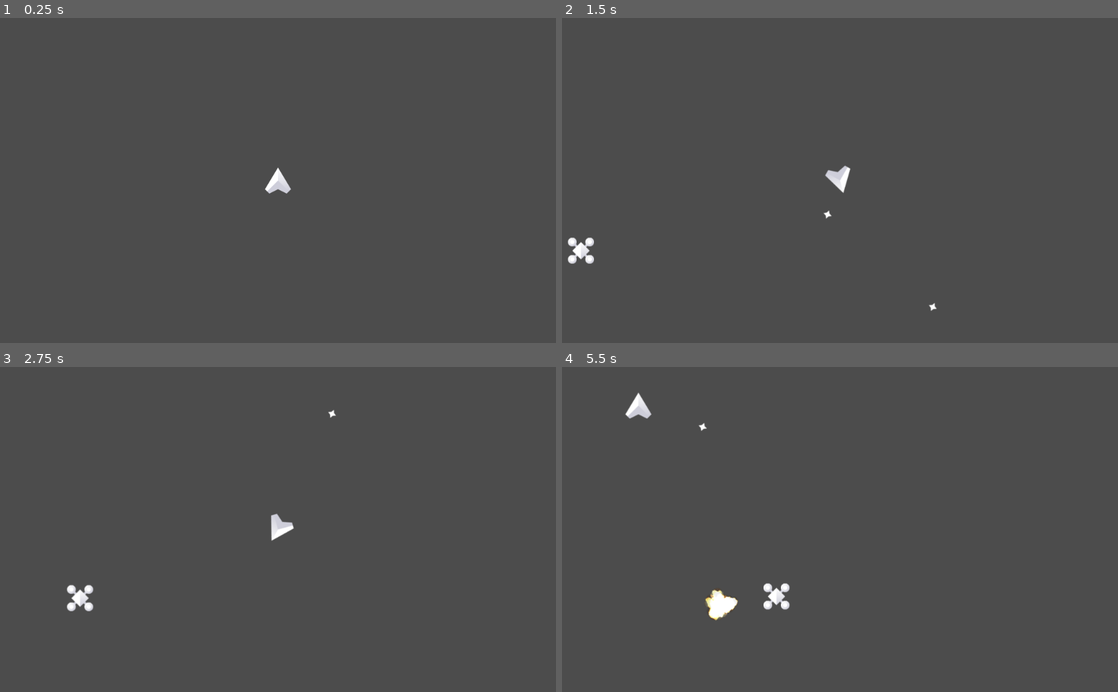
Above: before the commit, frames 1-4 (two rows, left to right).
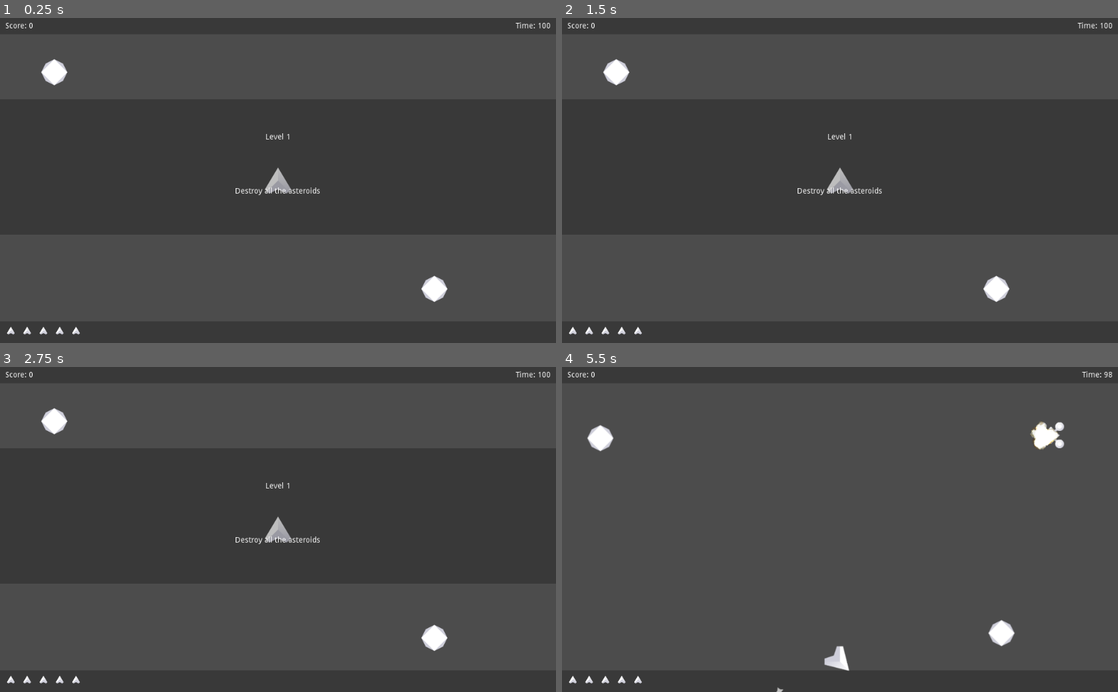
Above: after the commit, the same moments.

Repository: BL-MSCH-C220-Test/Space-Shooter-Demo
Game: Godot game, scene res://Game.tscn
Two runs of this game, one before a commit and one after it. Both use one fixed random seed, a clock stepped at 60 frames per second and the inputs below.
Inputs:
- Up to frame 1 (0.25 s): no input
- Up to frame 2 (1.5 s): tap Enter at 0.5 s; hold D (right) 0.53-1.28 s; tap Space (shoot) at 0.6, 1.35 s; hold A (left) from 1.28 s (still down)
- Up to frame 3 (2.75 s): release A (left) at 2.03 s; hold D (right) from 2.03 s (still down); tap Space (shoot) at 2.1 s
- Up to frame 4 (5.5 s): release D (right) at 2.78 s; hold W (forward) 2.78-3.53 s; tap Space (shoot) every 0.75 s from 2.85 to 5.1 s; hold A (left) from 3.53 s (still down)

The runs differ from the first frame. In frame 1, 1.0% of the frame differs, in the area x 1-99%, y 1-98%; in frame 2, 1.4%; in frame 3, 1.4%; in frame 4, 2.1%, in the area x 1-99%, y 1-100%.

Commit message:
Initial commit

Diff:
--- a/Asteroid/Asteroid.gd
+++ b/Asteroid/Asteroid.gd
@@ -1,8 +1,33 @@
 extends RigidBody2D
 
+var initial_speed = 50
+var small_speed = 200
+
+var health = 5
+onready var Asteroid_small = load("res://Asteroid/Asteroid_small.tscn")
+var small_asteroids = [Vector2(0, -30), Vector2(30,30), Vector2(-30,30)]
+
+func _ready():
+	var i = Vector2(0,randf()*initial_speed).rotated(randf()*2*PI)
+	apply_central_impulse(i)
 
 func _integrate_forces(state):
 	var t = state.get_transform()
 	t.origin.x = wrapf(t.origin.x,0,Global.VP.x)
 	t.origin.y = wrapf(t.origin.y,0,Global.VP.y)
 	state.set_transform(t)
+
+func damage(d):
+	health -= d
+	if health <= 0:
+		collision_layer = 0
+		var Asteroid_Container = get_node_or_null("/root/Game/Asteroid_Container")
+		if Asteroid_Container != null:
+			for s in small_asteroids:
+				var asteroid_small = Asteroid_small.instance()
+				var dir = randf()*2*PI
+				var i = Vector2(0,randf()*small_speed).rotated(dir)
+				Asteroid_Container.add_child(asteroid_small)
+				asteroid_small.position = position + s.rotated(dir)
+				asteroid_small.apply_central_impulse(i)
+		queue_free()
--- /dev/null
+++ b/Asteroid/Asteroid_Container.gd
@@ -0,0 +1,11 @@
+extends Node2D
+
+onready var Asteroid = load("res://Asteroid/Asteroid.tscn")
+
+func _physics_process(_delta):
+	if get_child_count() == 0 and Global.enemies == 0:
+		Global.next_level()
+		for a in Global.levels[Global.level]["asteroids"]:
+			var asteroid = Asteroid.instance()
+			asteroid.position = a
+			add_child(asteroid)
--- a/Asteroid/Asteroid_small.gd
+++ b/Asteroid/Asteroid_small.gd
@@ -1,8 +1,14 @@
 extends RigidBody2D
 
+var health = 5
 
 func _integrate_forces(state):
 	var t = state.get_transform()
 	t.origin.x = wrapf(t.origin.x,0,Global.VP.x)
 	t.origin.y = wrapf(t.origin.y,0,Global.VP.y)
 	state.set_transform(t)
+
+func damage(d):
+	health -= d
+	if health <= 0:
+		queue_free()
--- a/Effects/Explosion.tscn
+++ b/Effects/Explosion.tscn
@@ -328,7 +328,7 @@
 "frames": [ SubResource( 1 ), SubResource( 2 ), SubResource( 3 ), SubResource( 4 ), SubResource( 5 ), SubResource( 6 ), …(1101 unchanged characters)…
 "loop": false,
 "name": "default",
-"speed": 30.0
+"speed": 100.0
 } ]
 
 [node name="Explosion" type="AnimatedSprite"]
--- /dev/null
+++ b/Enemy/Bullet.gd
@@ -0,0 +1,24 @@
+extends Area2D
+
+var velocity = Vector2(0,-7.5)
+var damage = 1
+
+var Effects = null
+onready var Explosion = load("res://Effects/Explosion.tscn")
+
+func _physics_process(_delta):
+	position += velocity.rotated(rotation)
+
+func _on_Timer_timeout():
+	queue_free()
+
+
+func _on_Bullet_body_entered(body):
+	if body.has_method("damage"):
+		body.damage(damage)
+	Effects = get_node_or_null("/root/Game/Effects")
+	if Effects != null:
+		var explosion = Explosion.instance()
+		Effects.add_child(explosion)
+		explosion.global_position = global_position
+	queue_free()
--- /dev/null
+++ b/Enemy/Bullet.tscn
@@ -0,0 +1,20 @@
+[gd_scene load_steps=3 format=2]
+
+[ext_resource path="res://Enemy/Bullet.gd" type="Script" id=1]
+[ext_resource path="res://Assets/Bullet.png" type="Texture" id=2]
+
+[node name="Bullet" type="Area2D"]
+script = ExtResource( 1 )
+
+[node name="Sprite" type="Sprite" parent="."]
+texture = ExtResource( 2 )
+
+[node name="CollisionPolygon2D" type="CollisionPolygon2D" parent="."]
+polygon = PoolVector2Array( 12.4, 0.5, 11.3, 3, 9.7, 3, -0.6, 12.4, -3, 11.3, -3, 9.9, -12, 1.9, -12, -1.9, -3, -9.9, -3, -11.3, -0.5, -12.4 )
+
+[node name="Timer" type="Timer" parent="."]
+one_shot = true
+autostart = true
+
+[connection signal="body_entered" from="." to="." method="_on_Bullet_body_entered"]
+[connection signal="timeout" from="Timer" to="." method="_on_Timer_timeout"]
--- a/Enemy/Enemy.gd
+++ b/Enemy/Enemy.gd
@@ -1,10 +1,19 @@
 extends KinematicBody2D
 
+var y_positions = [100,150,200,500,550]
+var initial_position = Vector2.ZERO
 var direction = Vector2(1.5,0)
 var wobble = 30.0
-var initial_position = Vector2(-100, 400)
+var shoot_prob = 0.1
+
+onready var Bullet = load("res://Enemy/Bullet.tscn")
 
 func _ready():
+	initial_position.x = -100
+	if randf() > 0.5:
+		initial_position.x = Global.VP.x + 100
+		direction.x *= -1
+	initial_position.y = y_positions[randi() % y_positions.size()]
 	position = initial_position
 
 func _physics_process(_delta):
@@ -15,5 +24,18 @@
 
 
 func _on_Timer_timeout():
-	#shoot
-	pass
+	if randf() < shoot_prob:
+		var Player = get_node_or_null("/root/Game/Player_Container/Player")
+		var Effects = get_node_or_null("/root/Game/Effects")
+		if Player != null and Effects != null:
+			var bullet = Bullet.instance()
+			var d = global_position.angle_to_point(Player.global_position) - PI/2
+			bullet.rotation = d
+			bullet.position = global_position + Vector2(0, -40).rotated(d)
+			Effects.add_child(bullet)
+
+
+func _on_Area2D_body_entered(body):
+	if body.name == "Player":
+		body.damage(100)
+		queue_free()
--- /dev/null
+++ b/Enemy/Enemy.tscn
@@ -0,0 +1,28 @@
+[gd_scene load_steps=4 format=2]
+
+[ext_resource path="res://Assets/Enemy.png" type="Texture" id=1]
+[ext_resource path="res://Enemy/Enemy.gd" type="Script" id=2]
+
+[sub_resource type="CircleShape2D" id=1]
+radius = 39.2046
+
+[node name="Enemy" type="KinematicBody2D"]
+script = ExtResource( 2 )
+
+[node name="Sprite" type="Sprite" parent="."]
+texture = ExtResource( 1 )
+
+[node name="CollisionPolygon2D" type="CollisionPolygon2D" parent="."]
+polygon = PoolVector2Array( -10, -25.9, -4, -20.9, -4, -16.4, 0.700001, -20.4, 3, -19.3, 3, -18, 4, -17.2, 4, -20.8, 11.2, -28, 20.8, -28, 28, -20.8, 28, -11.2, 20.8, -4, 16.4, -4, 20.4, 0.700001, 19.3, 3, 18, 3, 17.2, 4, 20.8, 4, 28, 11.2, 28, 22, 25.9, 22, 20.9, 28, 10, 28, 10, 25.9, 4, 20.9, 4, 16.4, -0.700001, 20.4, -3, 19.3, -3, 18, -4, 17.2, -4, 20.8, -11.2, 28, -20.7, 28, -27, 23, -27, 20, -28.3, 10, -25.9, 10, -20.9, 4, -16.4, 4, -20.4, -0.700001, -19.3, -3, -18, -3, -17.2, -4, -20.8, -4, -28, -11.2, -28, -20.9, -22, -25.9, -22, -28, -10, -28 )
+
+[node name="Timer" type="Timer" parent="."]
+wait_time = 0.2
+autostart = true
+
+[node name="Area2D" type="Area2D" parent="."]
+
+[node name="CollisionShape2D" type="CollisionShape2D" parent="Area2D"]
+shape = SubResource( 1 )
+
+[connection signal="timeout" from="Timer" to="." method="_on_Timer_timeout"]
+[connection signal="body_entered" from="Area2D" to="." method="_on_Area2D_body_entered"]
--- /dev/null
+++ b/Enemy/Enemy_Container.gd
@@ -0,0 +1,10 @@
+extends Node2D
+
+onready var Enemy = load("res://Enemy/Enemy.tscn")
+var prob = 0.9
+
+func _physics_process(_delta):
+	if get_child_count() == 0 and Global.enemies > 0:
+		var enemy = Enemy.instance()
+		add_child(enemy)
+		Global.enemies -= 1
--- a/Game.tscn
+++ b/Game.tscn
@@ -1,8 +1,10 @@
-[gd_scene load_steps=4 format=2]
+[gd_scene load_steps=6 format=2]
 
 [ext_resource path="res://Player/Player_Container.gd" type="Script" id=1]
-[ext_resource path="res://Enemy/Enemy.gd" type="Script" id=2]
-[ext_resource path="res://Assets/Enemy.png" type="Texture" id=3]
+[ext_resource path="res://Asteroid/Asteroid_Container.gd" type="Script" id=2]
+[ext_resource path="res://UI/HUD.gd" type="Script" id=3]
+[ext_resource path="res://UI/Level.gd" type="Script" id=4]
+[ext_resource path="res://Enemy/Enemy_Container.gd" type="Script" id=5]
 
 [node name="Game" type="Node2D"]
 
@@ -10,22 +12,97 @@
 script = ExtResource( 1 )
 
 [node name="Asteroid_Container" type="Node2D" parent="."]
+script = ExtResource( 2 )
 
 [node name="Enemy_Container" type="Node2D" parent="."]
-
-[node name="Enemy" type="KinematicBody2D" parent="Enemy_Container"]
-script = ExtResource( 2 )
-
-[node name="Sprite" type="Sprite" parent="Enemy_Container/Enemy"]
-texture = ExtResource( 3 )
-
-[node name="CollisionPolygon2D" type="CollisionPolygon2D" parent="Enemy_Container/Enemy"]
-polygon = PoolVector2Array( -10, -25.9, -4, -20.9, -4, -16.4, 0.700001, -20.4, 3, -19.3, 3, -18, 4, -17.2, 4, -20.8, 11.2, -28, 20.8, -28, 28, -20.8, 28, -11.2, 20.8, -4, 16.4, -4, 20.4, 0.700001, 19.3, 3, 18, 3, 17.2, 4, 20.8, 4, 28, 11.2, 28, 22, 25.9, 22, 20.9, 28, 10, 28, 10, 25.9, 4, 20.9, 4, 16.4, -0.700001, 20.4, -3, 19.3, -3, 18, -4, 17.2, -4, 20.8, -11.2, 28, -20.7, 28, -27, 23, -27, 20, -28.3, 10, -25.9, 10, -20.9, 4, -16.4, 4, -20.4, -0.700001, -19.3, -3, -18, -3, -17.2, -4, -20.8, -4, -28, -11.2, -28, -20.9, -22, -25.9, -22, -28, -10, -28 )
-
-[node name="Timer" type="Timer" parent="Enemy_Container/Enemy"]
-wait_time = 0.2
-autostart = true
+script = ExtResource( 5 )
 
 [node name="Effects" type="Node2D" parent="."]
 
-[connection signal="timeout" from="Enemy_Container/Enemy/Timer" to="Enemy_Container/Enemy" method="_on_Timer_timeout"]
+[node name="UI" type="CanvasLayer" parent="."]
+
+[node name="Level" type="Control" parent="UI"]
+pause_mode = 2
+visible = false
+margin_right = 40.0
+margin_bottom = 40.0
+script = ExtResource( 4 )
+__meta__ = {
+"_edit_use_anchors_": false
+}
+
+[node name="ColorRect" type="ColorRect" parent="UI/Level"]
+margin_top = 150.0
+margin_right = 1024.0
+margin_bottom = 400.0
+color = Color( 0, 0, 0, 0.25098 )
+__meta__ = {
+"_edit_use_anchors_": false
+}
+
+[node name="Title" type="Label" parent="UI/Level"]
+margin_top = 200.0
+margin_right = 1024.0
+margin_bottom = 240.0
+align = 1
+valign = 1
+__meta__ = {
+"_edit_use_anchors_": false
+}
+
+[node name="Subtitle" type="Label" parent="UI/Level"]
+margin_top = 300.0
+margin_right = 1024.0
+margin_bottom = 340.0
+align = 1
+valign = 1
+__meta__ = {
+"_edit_use_anchors_": false
+}
+
+[node name="Timer" type="Timer" parent="UI/Level"]
+wait_time = 3.0
+one_shot = true
+
+[node name="HUD" type="Control" parent="UI"]
+margin_right = 40.0
+margin_bottom = 40.0
+script = ExtResource( 3 )
+__meta__ = {
+"_edit_use_anchors_": false
+}
+
+[node name="ColorRect" type="ColorRect" parent="UI/HUD"]
+margin_right = 1024.0
+margin_bottom = 30.0
+color = Color( 0, 0, 0, 0.25098 )
+
+[node name="ColorRect2" type="ColorRect" parent="UI/HUD"]
+margin_top = 560.0
+margin_right = 1024.0
+margin_bottom = 600.0
+color = Color( 0, 0, 0, 0.25098 )
+__meta__ = {
+"_edit_use_anchors_": false
+}
+
+[node name="Score" type="Label" parent="UI/HUD"]
+margin_left = 10.0
+margin_right = 512.0
+margin_bottom = 30.0
+text = "Score: "
+valign = 1
+
+[node name="Time" type="Label" parent="UI/HUD"]
+margin_left = 512.0
+margin_right = 1014.0
+margin_bottom = 30.0
+text = "Time: "
+align = 2
+valign = 1
+
+[node name="Timer" type="Timer" parent="UI/HUD"]
+autostart = true
+
+[connection signal="timeout" from="UI/Level/Timer" to="UI/Level" method="_on_Timer_timeout"]
+[connection signal="timeout" from="UI/HUD/Timer" to="UI/HUD" method="_on_Timer_timeout"]
--- a/Global.gd
+++ b/Global.gd
@@ -2,14 +2,37 @@
 
 var VP = Vector2.ZERO
 
+var level = -1
+var levels = [
+	{ 'title':'Level 1', 'subtitle':'Destroy all the asteroids', 'timer':100, 'asteroids':[Vector2(100,100),Vector2(800,500)], 'enemies':1 }
+]
+var enemies = 1
+
+var score = 0
+var time = 100
+var lives = 5
+
 func _ready():
+	pause_mode = Node.PAUSE_MODE_PROCESS
 	randomize()
 	VP = get_viewport().size
 	var _signal = get_tree().get_root().connect("size_changed", self, "_resize")
 
-func _input(event):
+func _unhandled_input(event):
 	if event.is_action_pressed("menu"):
 		get_tree().quit()
 
 func _resize():
 	VP = get_viewport().size
+
+func update_lives(l):
+	lives += l
+	var hud = get_node_or_null("/root/Game/UI/HUD")
+	if hud != null:
+		hud.update_lives()
+
+func next_level():
+	level += 1
+	var l = get_node_or_null("/root/Game/UI/Level")
+	if l != null:
+		l.show_labels()
--- a/Player/Player.gd
+++ b/Player/Player.gd
@@ -7,8 +7,9 @@
 
 var nose = Vector2(0,-60)
 
+var health = 100
+
 onready var Bullet = load("res://Player/Bullet.tscn")
-var Effects = null
 
 func _ready():
 	pass
@@ -21,6 +22,11 @@
 	position.x = wrapf(position.x, 0.0, Global.VP.x)
 	position.y = wrapf(position.y, 0.0, Global.VP.y)
 
+func damage(d):
+	health -= d
+	if health <= 0:
+		Global.update_lives(-1)
+		queue_free()
 
 func get_input() -> Vector2:
 	var to_return = Vector2.ZERO
@@ -33,10 +39,18 @@
 	if Input.is_action_pressed("right"):
 		rotation_degrees += rot_speed
 	if Input.is_action_just_pressed("shoot"):
-		if Effects == null:
-			Effects = get_node_or_null("/root/Game/Effects")
+		var Effects = get_node_or_null("/root/Game/Effects")
 		if Effects != null:
 			var bullet = Bullet.instance()
 			Effects.add_child(bullet)
 			bullet.shoot(global_position + nose.rotated(rotation), rotation, velocity)
 	return to_return.rotated(rotation)
+
+
+func _on_Area2D_body_entered(body):
+	if body.has_method("damage") and body.name != "Player":
+		var Effects = get_node_or_null("/root/Game/Effects")
+		if Effects != null:
+			pass
+		body.damage(100)
+		damage(100)
--- a/Player/Player.tscn
+++ b/Player/Player.tscn
@@ -8,10 +8,9 @@
 script = ExtResource( 1 )
 
 [node name="Exhaust" type="Node2D" parent="."]
-visible = false
 
 [node name="Sprite" type="Sprite" parent="Exhaust"]
-position = Vector2( 0, 55 )
+position = Vector2( 0, 50 )
 texture = ExtResource( 3 )
 
 [node name="Sprite" type="Sprite" parent="."]
@@ -19,3 +18,10 @@
 
 [node name="CollisionPolygon2D" type="CollisionPolygon2D" parent="."]
 polygon = PoolVector2Array( 5, -25.2, 5, -22.5, 28.3, 17, 27.2, 19, 25.9, 19, 17.9, 28, 13.6, 28, -0.700001, 21.7, -19, 29, -19, 25.9, -28, 17.9, -28, 14.4, -3, -25.6, -3, -29.2 )
+
+[node name="Area2D" type="Area2D" parent="."]
+
+[node name="CollisionPolygon" type="CollisionPolygon2D" parent="Area2D"]
+polygon = PoolVector2Array( 7, -28.4, 7, -25.5, 32, 18.3, 32, 19, 30, 19, 30, 22, 27.7, 22, 17.8, 31, 13.6, 31, 0.200001, 24.7, -19, 31.9, -19, 29, -30, 21, -30, 16.8, -27.6, 6, -26.1, 6, -6.2, -29, -4.3, -29, -3, -29.4, -3, -31.8 )
+
+[connection signal="body_entered" from="Area2D" to="." method="_on_Area2D_body_entered"]
--- /dev/null
+++ b/UI/HUD.gd
@@ -0,0 +1,26 @@
+extends Control
+
+func _ready():
+	update_score()
+	update_time()
+	update_lives()
+
+func update_score():
+	$Score.text = "Score: " + str(Global.score)
+
+func update_time():
+	$Time.text = "Time: " + str(Global.time)
+
+func update_lives():
+	get_tree().call_group("lives", "queue_free")
+	for i in range(Global.lives):
+		var s = Sprite.new()
+		s.texture = load("res://Assets/Player.png")
+		s.scale = Vector2(0.3,0.3)
+		s.position = Vector2(i*30+20, Global.VP.y - 23)
+		s.add_to_group("lives")
+		add_child(s)
+
+func _on_Timer_timeout():
+	Global.time -= 1
+	update_time()
--- /dev/null
+++ b/UI/Level.gd
@@ -0,0 +1,15 @@
+extends Control
+
+func _ready():
+	pass
+
+func show_labels():
+	get_tree().paused = true
+	$Title.text = Global.levels[Global.level]["title"]
+	$Subtitle.text = Global.levels[Global.level]["subtitle"]
+	show()
+	$Timer.start()
+
+func _on_Timer_timeout():
+	hide()
+	get_tree().paused = false
